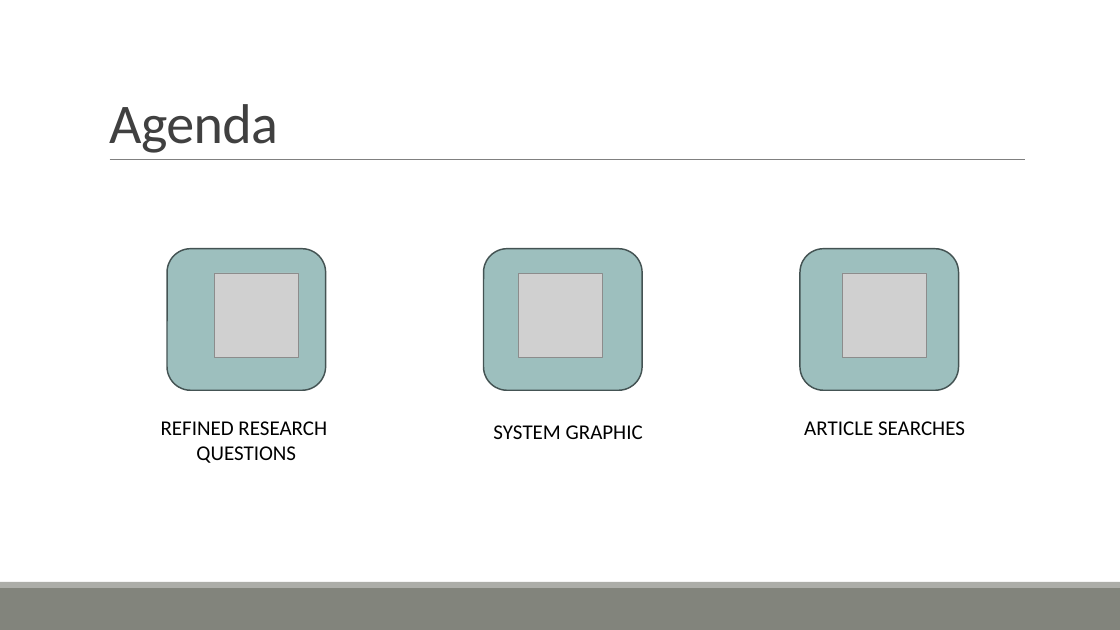
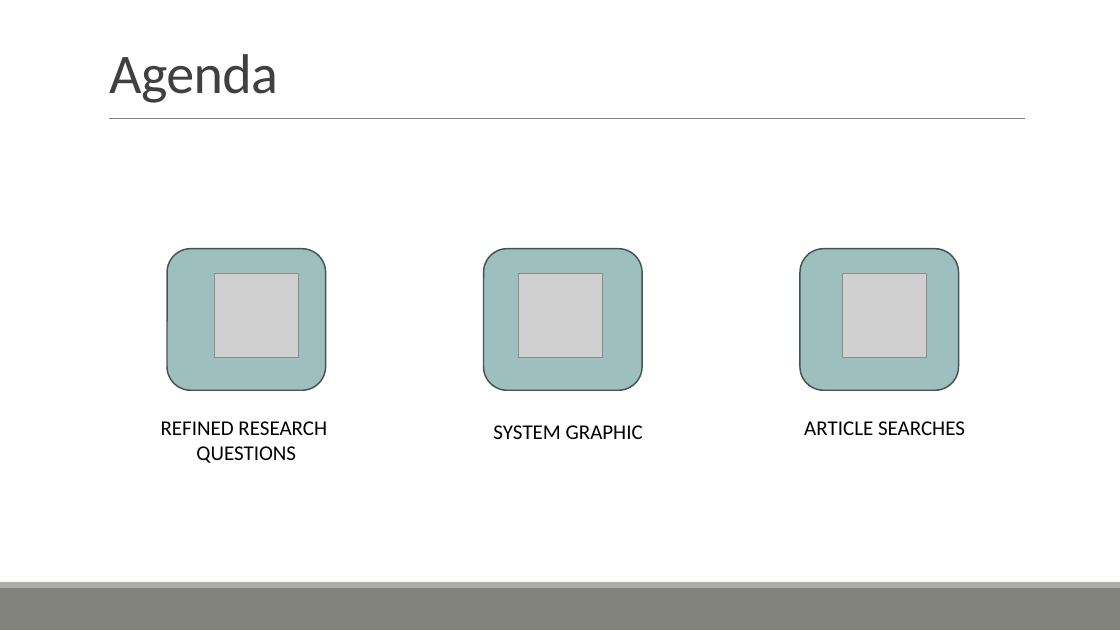
Before and after one commit to ofithcheallaigh/phd, a slide deck: slide 2 of Presentations/Supervisor Meetings/2024/Upcoming Meeting.pptx. Drawn at 1120x630 pixels with LibreOffice and Linux fonts; fonts in the diff are those of the drawing; grey boxes stand for pictures. Boxes give left, top, right and bottom in pixels: in the first picture for what was removed or moved away, otherwise in the second. Text is boxed around its words. In the diff, an @@ line names an element or a change of style, - is before the commit and + after.

```diff
--- a/Presentations/Supervisor Meetings/2024/Upcoming Meeting.pptx
+++ b/Presentations/Supervisor Meetings/2024/Upcoming Meeting.pptx
@@ title "Agenda": place and size @@
-title "Agenda" at [109, 104, 278, 153]
+title "Agenda" at [109, 54, 278, 103]
@@ line moved from (110, 160) - (1026, 160) to (109, 118) - (1025, 118) @@
```
Also in this commit, not shown: 6 other slides changed, 1 slide added, 1 slide removed.
